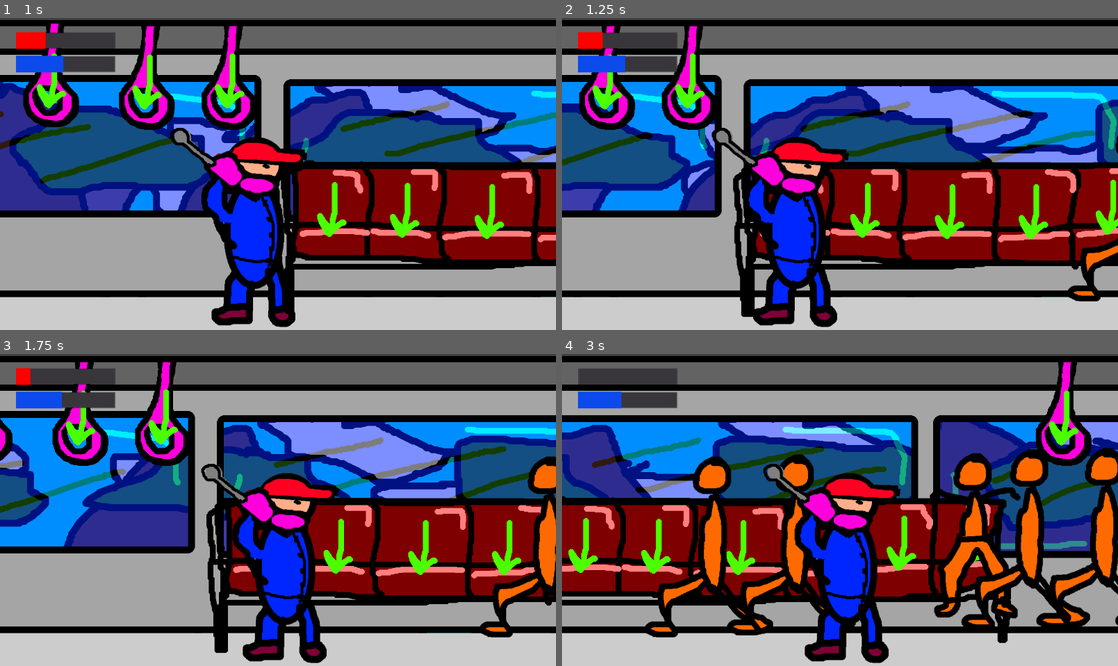
Above: before the commit, frames 1-4 (two rows, left to right).
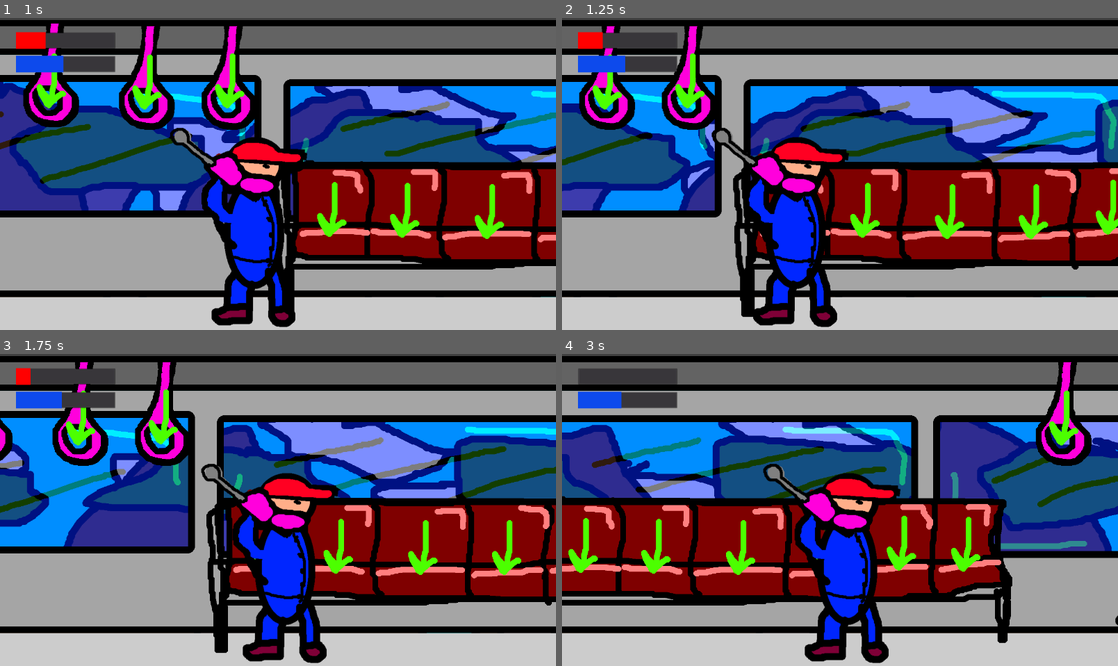
Above: after the commit, the same moments.

Repository: GoblinsGaming/lostrelicgame
Game: Godot game, scene res://Main.tscn
Two runs of this game, one before a commit and one after it. Both use one fixed random seed, a clock stepped at 60 frames per second and the inputs below.
Inputs:
- Up to frame 1 (1 s): hold D (right) from 0.53 s (still down); tap Keypad 0 (drift_camera) at 0.6 s
- Up to frame 2 (1.25 s): keep holding D (right)
- Up to frame 3 (1.75 s): release D (right) at 1.28 s; hold - (train_down) from 1.28 s (still down); tap Keypad 0 (drift_camera) at 1.35 s
- Up to frame 4 (3 s): release - (train_down) at 2.03 s; hold D (right) 2.03-2.78 s; tap Keypad 0 (drift_camera) at 2.1, 2.85 s; hold = (train_up) from 2.78 s (still down)

Frame 1 is identical in both runs. In frame 2, 0.7% of the frame differs, in the area x 91-100%, y 37-91%; in frame 3, 2.3%; in frame 4, 14%, in the area x 14-100%, y 30-91%.

Commit message:
Most NPCs aim for the signal position.

Diff:
--- a/Main.tscn
+++ b/Main.tscn
@@ -161,6 +161,24 @@
 [node name="Sprite" type="Sprite" parent="GameController/Handholds/Handhold6"]
 texture = ExtResource( 19 )
 
+[node name="Handhold7" type="Node2D" parent="GameController/Handholds"]
+position = Vector2( 4353, 155 )
+
+[node name="Sprite" type="Sprite" parent="GameController/Handholds/Handhold7"]
+texture = ExtResource( 19 )
+
+[node name="Handhold8" type="Node2D" parent="GameController/Handholds"]
+position = Vector2( 4588, 161 )
+
+[node name="Sprite" type="Sprite" parent="GameController/Handholds/Handhold8"]
+texture = ExtResource( 19 )
+
+[node name="Handhold9" type="Node2D" parent="GameController/Handholds"]
+position = Vector2( 4791, 161 )
+
+[node name="Sprite" type="Sprite" parent="GameController/Handholds/Handhold9"]
+texture = ExtResource( 19 )
+
 [node name="NpcController" type="Node2D" parent="GameController"]
 script = ExtResource( 23 )
 
@@ -208,6 +226,48 @@
 [node name="SeatingSpace" type="Sprite" parent="GameController/NpcController/Seating/Seating6"]
 texture = ExtResource( 20 )
 
+[node name="Seating7" type="Node2D" parent="GameController/NpcController/Seating"]
+position = Vector2( 3113, 502 )
+script = ExtResource( 24 )
+
+[node name="SeatingSpace" type="Sprite" parent="GameController/NpcController/Seating/Seating7"]
+texture = ExtResource( 20 )
+
+[node name="Seating8" type="Node2D" parent="GameController/NpcController/Seating"]
+position = Vector2( 3292, 504 )
+script = ExtResource( 24 )
+
+[node name="SeatingSpace" type="Sprite" parent="GameController/NpcController/Seating/Seating8"]
+texture = ExtResource( 20 )
+
+[node name="Seating9" type="Node2D" parent="GameController/NpcController/Seating"]
+position = Vector2( 3500, 507 )
+script = ExtResource( 24 )
+
+[node name="SeatingSpace" type="Sprite" parent="GameController/NpcController/Seating/Seating9"]
+texture = ExtResource( 20 )
+
+[node name="Seating10" type="Node2D" parent="GameController/NpcController/Seating"]
+position = Vector2( 3706, 507 )
+script = ExtResource( 24 )
+
+[node name="SeatingSpace" type="Sprite" parent="GameController/NpcController/Seating/Seating10"]
+texture = ExtResource( 20 )
+
+[node name="Seating11" type="Node2D" parent="GameController/NpcController/Seating"]
+position = Vector2( 3895, 496 )
+script = ExtResource( 24 )
+
+[node name="SeatingSpace" type="Sprite" parent="GameController/NpcController/Seating/Seating11"]
+texture = ExtResource( 20 )
+
+[node name="Seating12" type="Node2D" parent="GameController/NpcController/Seating"]
+position = Vector2( 4053, 499 )
+script = ExtResource( 24 )
+
+[node name="SeatingSpace" type="Sprite" parent="GameController/NpcController/Seating/Seating12"]
+texture = ExtResource( 20 )
+
 [node name="Handholds" type="Node2D" parent="GameController/NpcController"]
 
 [node name="Handhold1" type="Node2D" parent="GameController/NpcController/Handholds"]
@@ -256,6 +316,30 @@
 target_type = 1
 
 [node name="HandholdSpace" type="Sprite" parent="GameController/NpcController/Handholds/Handhold6"]
+texture = ExtResource( 20 )
+
+[node name="Handhold7" type="Node2D" parent="GameController/NpcController/Handholds"]
+position = Vector2( 4348, 161 )
+script = ExtResource( 24 )
+target_type = 1
+
+[node name="HandholdSpace" type="Sprite" parent="GameController/NpcController/Handholds/Handhold7"]
+texture = ExtResource( 20 )
+
+[node name="Handhold8" type="Node2D" parent="GameController/NpcController/Handholds"]
+position = Vector2( 4583, 164 )
+script = ExtResource( 24 )
+target_type = 1
+
+[node name="HandholdSpace" type="Sprite" parent="GameController/NpcController/Handholds/Handhold8"]
+texture = ExtResource( 20 )
+
+[node name="Handhold9" type="Node2D" parent="GameController/NpcController/Handholds"]
+position = Vector2( 4786, 161 )
+script = ExtResource( 24 )
+target_type = 1
+
+[node name="HandholdSpace" type="Sprite" parent="GameController/NpcController/Handholds/Handhold9"]
 texture = ExtResource( 20 )
 
 [node name="Npcs" type="Node2D" parent="GameController/NpcController"]
--- a/Npc.gd
+++ b/Npc.gd
@@ -36,7 +36,6 @@
 
 	target = new_target
 	target_x = target.position.x
-	print("NPC walking to target " + str(new_target) + " with position " + str(target_x))
 	npc_state = NPCState.WALK
 	reset_wait()
 
--- a/NpcController.gd
+++ b/NpcController.gd
@@ -1,6 +1,8 @@
 extends Node2D
 
 var rng = RandomNumberGenerator.new()
+
+var NUM_TRIES = 3
 
 var unassigned_targets = []
 var Npcs = []
@@ -41,10 +43,25 @@
 func walk_npc_to_random_target(npc):
 	if unassigned_targets.empty():
 		return
-	var target_index = rng.randi_range(0, unassigned_targets.size()-1)
-	var next_target = unassigned_targets[target_index]
+	var target_index
+
+	var get_random = rng.randi_range(0,3) == 0
+
+	if get_random:
+		target_index = rng.randi_range(0, unassigned_targets.size()-1)
+	else:
+		var closest_dist = INF
+		var signal_pos_x = self.get_parent().get_node("SignalPoint").position.x
+		for new_target_index in range(0, unassigned_targets.size()-1):
+			var new_target = unassigned_targets[new_target_index]
+			var dist_to_signal = abs(new_target.position.x - signal_pos_x)
+			if dist_to_signal < closest_dist:
+				closest_dist = dist_to_signal
+				target_index = new_target_index
+
+	var target = unassigned_targets[target_index]
 	unassigned_targets.remove(target_index)
-	npc.walk_to_target(next_target)
+	npc.walk_to_target(target)
 
 func _process(delta):
 	pass
